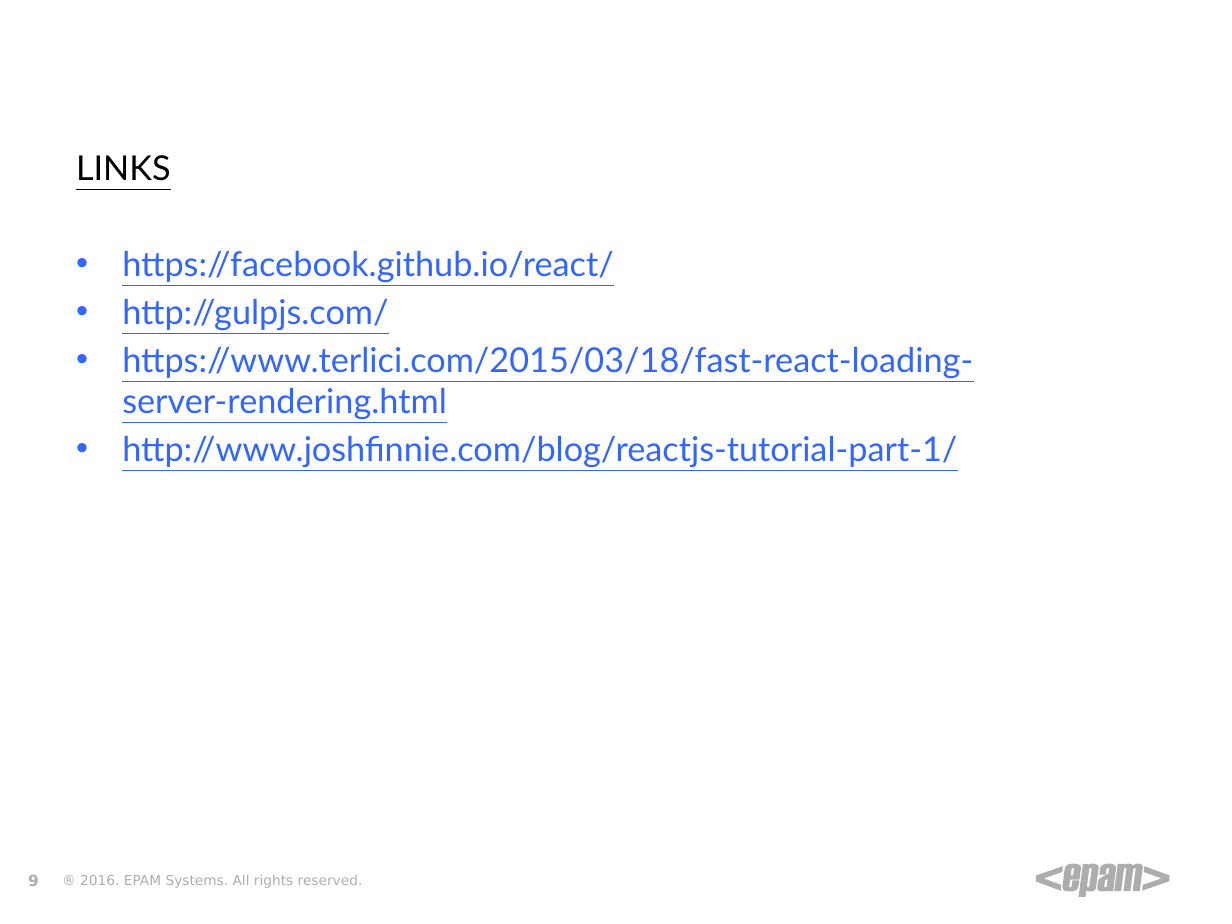
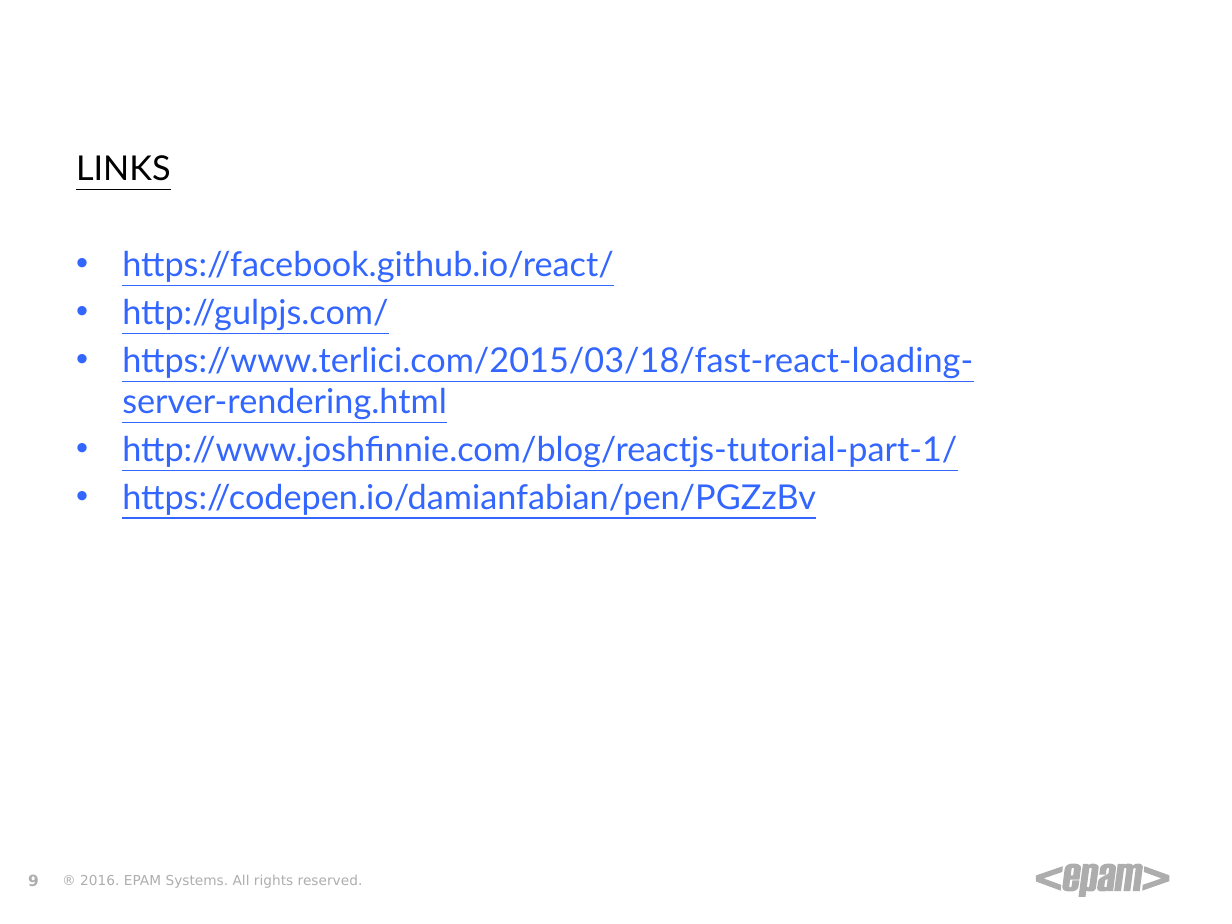
Before and after one commit to damianfabian/react-course, a slide deck: slide 9 of Week_2/Workout1.pptx. Drawn at 1232x924 pixels with LibreOffice and Linux fonts; fonts in the diff are those of the drawing; background and template pictures are left out. Boxes give left, top, right and bottom in pixels: in the first picture for what was removed or moved away, otherwise in the second. Text is boxed around its words. In the diff, an @@ line names an element or a change of style, - is before the commit and + after.

Commit message:
Add link to Codepen example

```diff
--- a/Week_2/Workout1.pptx
+++ b/Week_2/Workout1.pptx
@@ text at (122, 483, 816, 515): paragraph added @@
+• https://codepen.io/damianfabian/pen/PGZzBv
```
